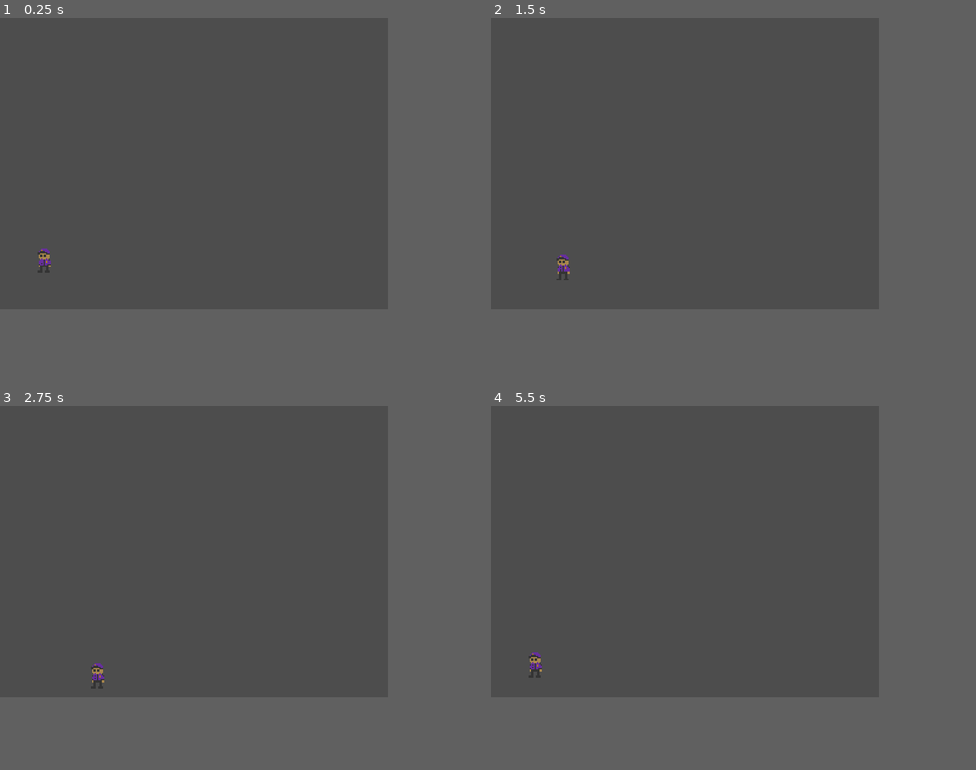
Above: before the commit, frames 1-4 (two rows, left to right).
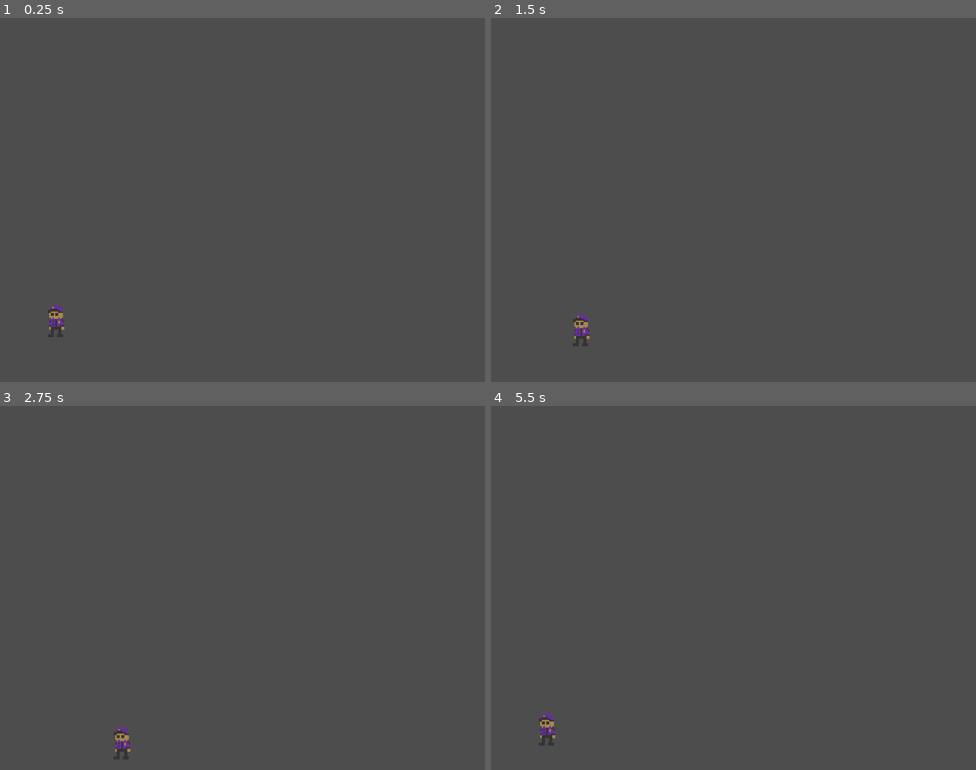
Above: after the commit, the same moments.

Repository: dullxxisdead/My-Godot-Journey
Game: Godot game, scene res://node_2d.tscn
The game is run twice, just before and just after one commit, with the same random seed, the same clock (stepped at 60 frames per second) and the same inputs.
Inputs:
- Up to frame 1 (0.25 s): no input
- Up to frame 2 (1.5 s): tap Enter at 0.5 s; hold D (Right) 0.53-1.28 s; hold S (Down) from 1.28 s (still down)
- Up to frame 3 (2.75 s): release S (Down) at 2.03 s; hold D (Right) from 2.03 s (still down)
- Up to frame 4 (5.5 s): release D (Right) at 2.78 s; hold W (Up) 2.78-3.53 s; hold A (Left) 3.53-5.03 s; hold S (Down) from 5.03 s (still down)
In our replay, the window is 640x480 before the commit and 800x600 after it. These sizes can differ from the game's own. Grey fills any space a smaller window leaves; there, only what the larger window draws over its background counts as a difference.

The runs differ from the first frame. In frame 1, 0.3% of the frame differs, in the area x 7-14%, y 63-88%; in frame 2, 0.4%; in frame 3, 0.4%, in the area x 18-27%, y 70-97%; in frame 4, 0.4%.

Commit message:
New

Diff:
--- a/mini-game-f-na-f/character_body_2d.gd
+++ b/mini-game-f-na-f/character_body_2d.gd
@@ -17,6 +17,5 @@
 		velocity.y =+ speed
 	else:
 		velocity.y = 0
-
-	velocity.normalized()
+	velocity = velocity.normalized() * speed
 	move_and_slide()
--- a/mini-game-f-na-f/node_2d.tscn
+++ b/mini-game-f-na-f/node_2d.tscn
@@ -5,6 +5,15 @@
 
 [sub_resource type="RectangleShape2D" id="RectangleShape2D_67rvi"]
 size = Vector2(12, 3)
+
+[sub_resource type="RectangleShape2D" id="RectangleShape2D_ep6qi"]
+size = Vector2(337, 10)
+
+[sub_resource type="RectangleShape2D" id="RectangleShape2D_bttig"]
+size = Vector2(320, 10)
+
+[sub_resource type="RectangleShape2D" id="RectangleShape2D_r78xu"]
+size = Vector2(10, 250)
 
 [node name="Node2D" type="Node2D" unique_id=1968007265]
 
@@ -20,3 +29,21 @@
 [node name="CollisionShape2D" type="CollisionShape2D" parent="CharacterBody2D" unique_id=2060780597]
 position = Vector2(0, 9.5)
 shape = SubResource("RectangleShape2D_67rvi")
+
+[node name="StaticBody2D" type="StaticBody2D" parent="." unique_id=884828482]
+
+[node name="CollisionShape2D" type="CollisionShape2D" parent="StaticBody2D" unique_id=1252595233]
+position = Vector2(158.5, -5)
+shape = SubResource("RectangleShape2D_ep6qi")
+
+[node name="CollisionShape2D2" type="CollisionShape2D" parent="StaticBody2D" unique_id=267580150]
+position = Vector2(160, 245)
+shape = SubResource("RectangleShape2D_bttig")
+
+[node name="CollisionShape2D3" type="CollisionShape2D" parent="StaticBody2D" unique_id=1411454168]
+position = Vector2(-5, 125)
+shape = SubResource("RectangleShape2D_r78xu")
+
+[node name="CollisionShape2D4" type="CollisionShape2D" parent="StaticBody2D" unique_id=588634363]
+position = Vector2(325, 125)
+shape = SubResource("RectangleShape2D_r78xu")
--- a/mini-game-f-na-f/project.godot
+++ b/mini-game-f-na-f/project.godot
@@ -21,7 +21,7 @@
 window/size/viewport_height=240
 window/size/window_width_override=960
 window/size/window_height_override=720
-window/stretch/mode="viewport"
+window/stretch/mode="canvas_items"
 window/stretch/aspect="expand"
 
 [input]
